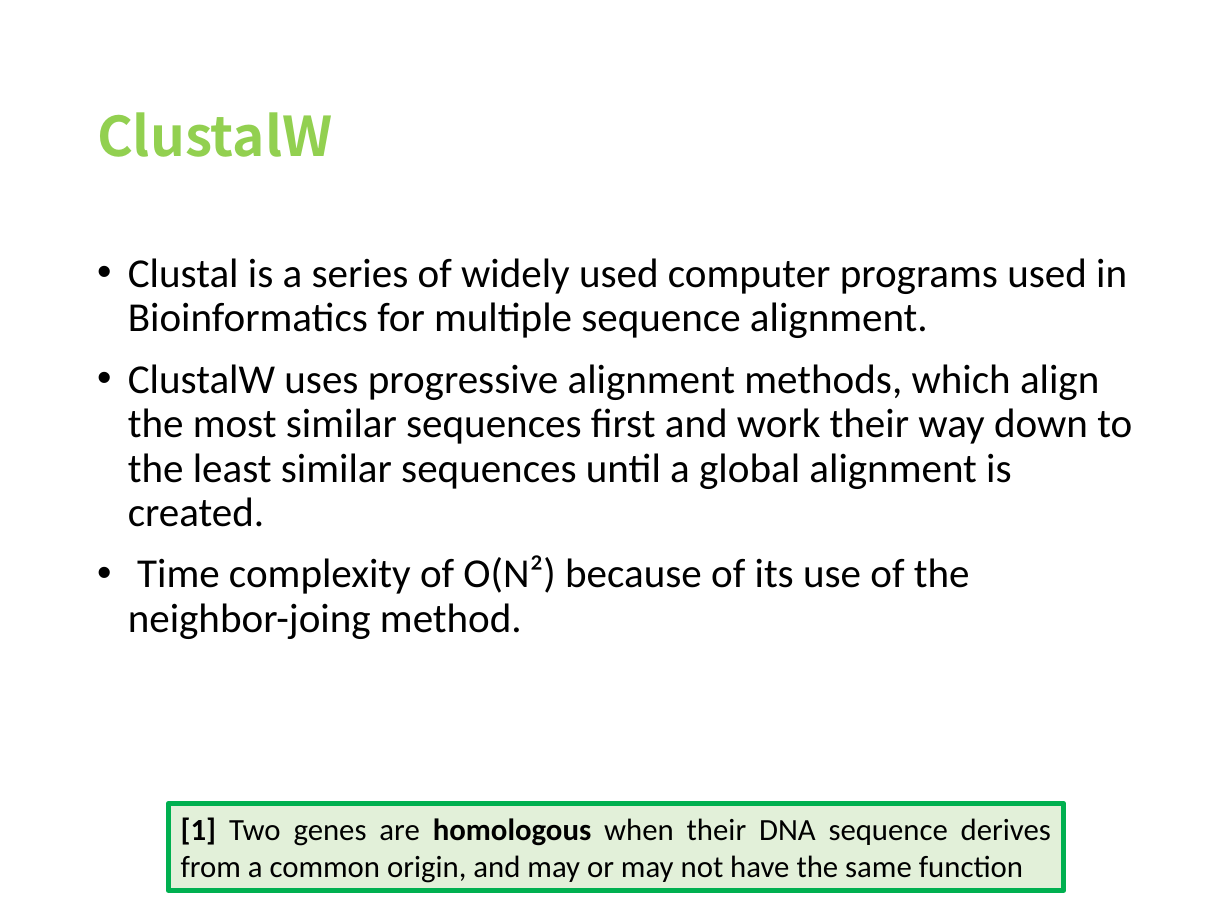
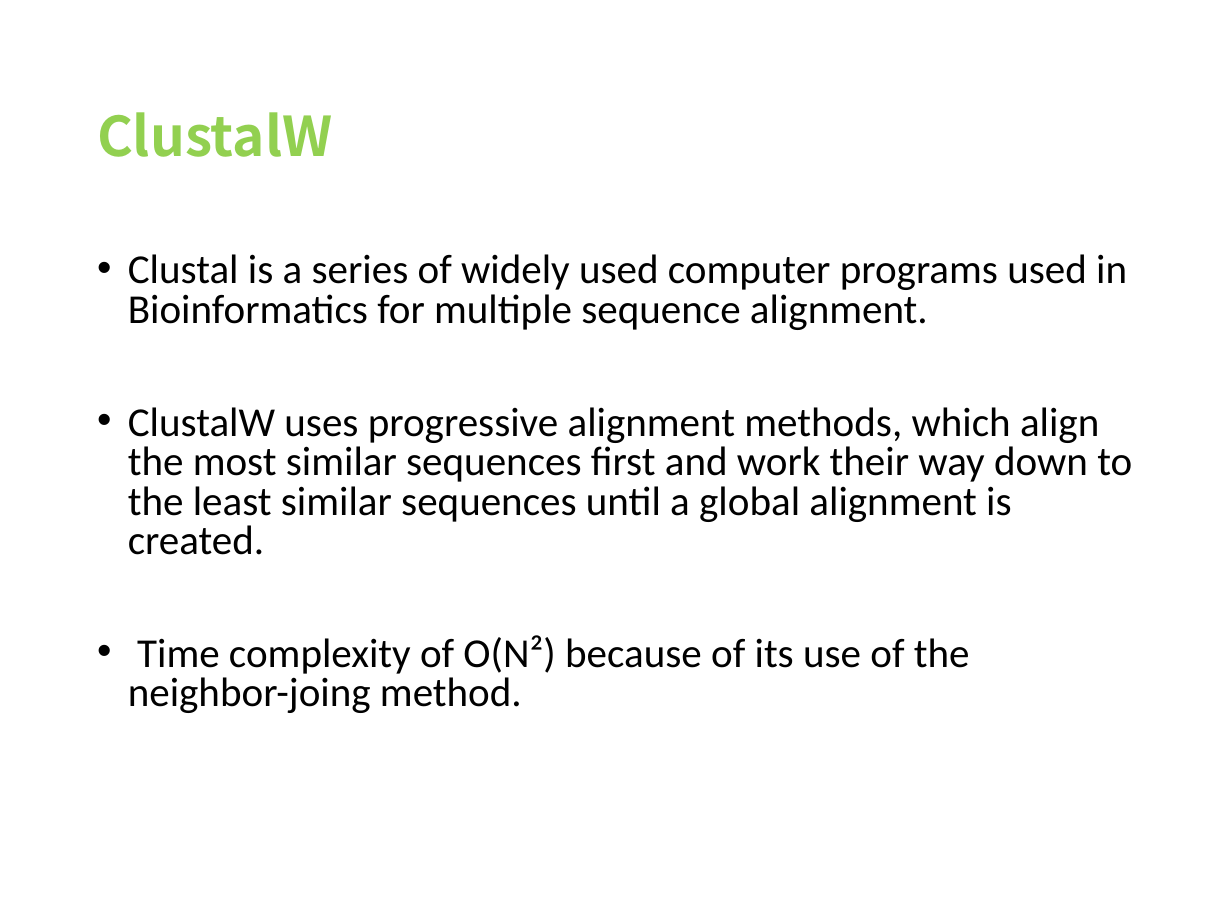
Before and after one commit to viniciusd-avila/phylogenetic-analysis, a slide deck: slide 6 of bioinfoDS-Partial_Project.pptx (slide 7 before the commit). Drawn at 1232x924 pixels with LibreOffice and Linux fonts; fonts in the diff are those of the drawing. Boxes give left, top, right and bottom in pixels: in the first picture for what was removed or moved away, otherwise in the second. Text is boxed around its words. In the diff, an @@ line names an element or a change of style, - is before the commit and + after.

```diff
--- a/bioinfoDS-Partial_Project.pptx
+++ b/bioinfoDS-Partial_Project.pptx
@@ text "Clustal is a series of ..." at (128, 254, 1132, 713): line spacing 0.9 to 0.8 @@
@@ rectangle removed at (169, 803, 1064, 891) @@
-[1] Two genes are homologous when their DNA sequence derives from a common origin, and may or may not have the same function
```
Also in this commit, not shown: 4 other slides changed, 1 slide added, 4 slides removed.
